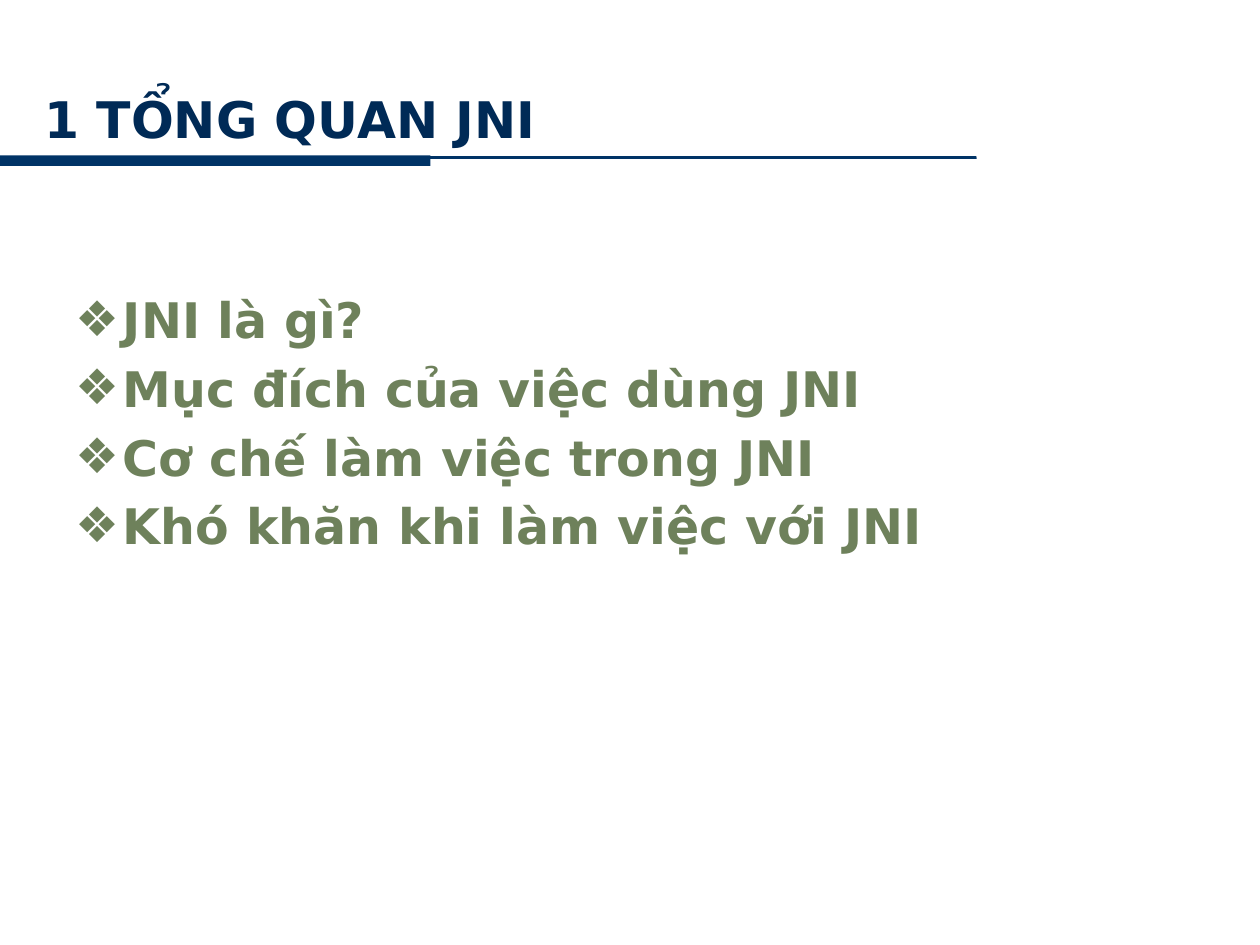
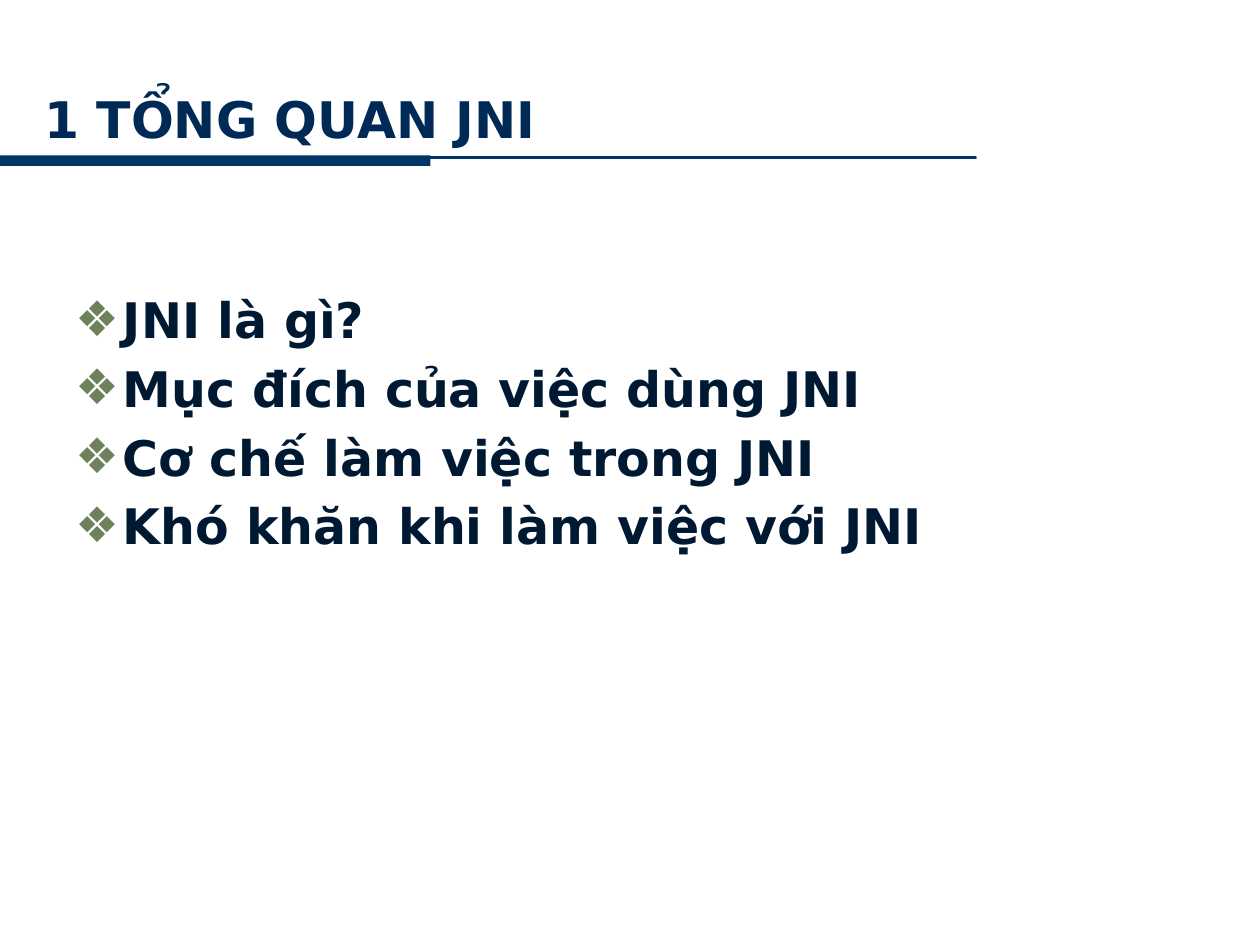
Before and after one commit to minhkhanh/UofS-Java, a slide deck: slide 3 of Seminar_JNI/Slide_00.pptx. Drawn at 1260x945 pixels with LibreOffice and Linux fonts; fonts in the diff are those of the drawing; background and template pictures are left out. Boxes give left, top, right and bottom in pixels: in the first picture for what was removed or moved away, otherwise in the second. Text is boxed around its words. In the diff, an @@ line names an element or a change of style, - is before the commit and + after.

```diff
--- a/Seminar_JNI/Slide_00.pptx
+++ b/Seminar_JNI/Slide_00.pptx
@@ text "JNI là gì?" at [123, 298, 922, 555]: text colour #6E815B to #001933 @@
```
Also in this commit, not shown: 13 other slides changed, 3 slides added.
